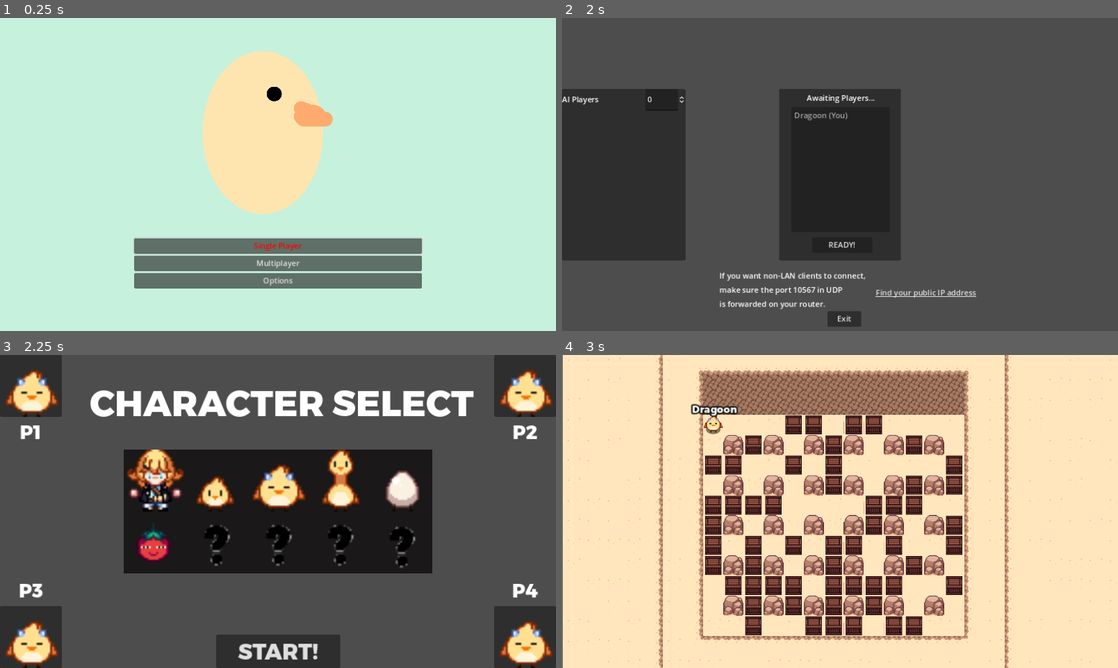
Above: before the commit, frames 1-4 (two rows, left to right).
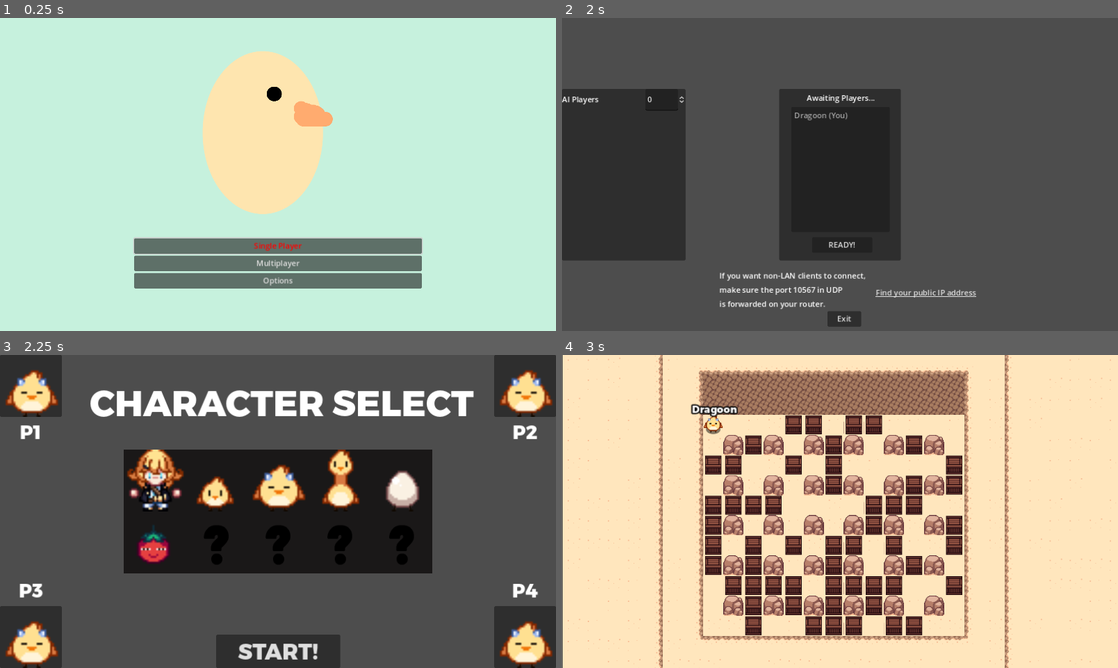
Above: after the commit, the same moments.

Repository: Dragoon-Project-Squad/bomberbird
Game: Godot game, scene res://scenes/main_menu.tscn
Two runs of this game, one before a commit and one after it. Both use one fixed random seed, a clock stepped at 60 frames per second and the inputs below. Sound files missing from this copy of the repository are replaced by a short silence.
Inputs:
- Up to frame 1 (0.25 s): no input
- Up to frame 2 (2 s): click "Multiplayer" at 0.5 s; click "Host" at 1.25 s
- Up to frame 3 (2.25 s): click "READY!" at 2 s
- Up to frame 4 (3 s): click "START!" at 2.75 s

Frames 1-2 are identical in both runs. In frame 3, 0.7% of the frame differs, in the area x 24-75%, y 53-68%; in frame 4, nothing differs.

Commit message:
replaced question with less crusty

Diff:
--- a/scenes/lobby.tscn
+++ b/scenes/lobby.tscn
@@ -359,9 +359,9 @@
 
 [node name="tomato" type="TextureButton" parent="CSS/CSSPanel"]
 layout_mode = 2
-offset_top = 124.0
+offset_top = 128.0
 offset_right = 32.0
-offset_bottom = 156.0
+offset_bottom = 160.0
 scale = Vector2(4, 4)
 texture_normal = ExtResource("7_iu1o4")
 
@@ -369,9 +369,9 @@
 layout_mode = 0
 offset_left = 128.0
 offset_top = 128.0
-offset_right = 160.0
-offset_bottom = 160.0
-scale = Vector2(4, 4)
+offset_right = 228.0
+offset_bottom = 228.0
+scale = Vector2(1.28, 1.28)
 texture_normal = ExtResource("9_f5vrd")
 
 [node name="secret2" type="TextureButton" parent="CSS/CSSPanel"]
@@ -380,25 +380,25 @@
 offset_top = 128.0
 offset_right = 288.0
 offset_bottom = 160.0
-scale = Vector2(4, 4)
+scale = Vector2(1.28, 1.28)
 texture_normal = ExtResource("9_f5vrd")
 
 [node name="secret3" type="TextureButton" parent="CSS/CSSPanel"]
 layout_mode = 0
 offset_left = 384.0
 offset_top = 128.0
-offset_right = 416.0
-offset_bottom = 160.0
-scale = Vector2(4, 4)
+offset_right = 484.0
+offset_bottom = 228.0
+scale = Vector2(1.28, 1.28)
 texture_normal = ExtResource("9_f5vrd")
 
 [node name="secret4" type="TextureButton" parent="CSS/CSSPanel"]
 layout_mode = 0
 offset_left = 512.0
-offset_top = 132.0
-offset_right = 544.0
-offset_bottom = 164.0
-scale = Vector2(4, 4)
+offset_top = 128.0
+offset_right = 612.0
+offset_bottom = 228.0
+scale = Vector2(1.28, 1.28)
 texture_normal = ExtResource("9_f5vrd")
 
 [node name="Label" type="Label" parent="CSS"]
Binary file changed: assets/css/question.png
Binary file added: assets/css/questioncrusty.png
Not shown, changed: assets/css/questioncrusty.png.import
Not shown: 1 places in scenes/lobby.tscn that only renumber resources
